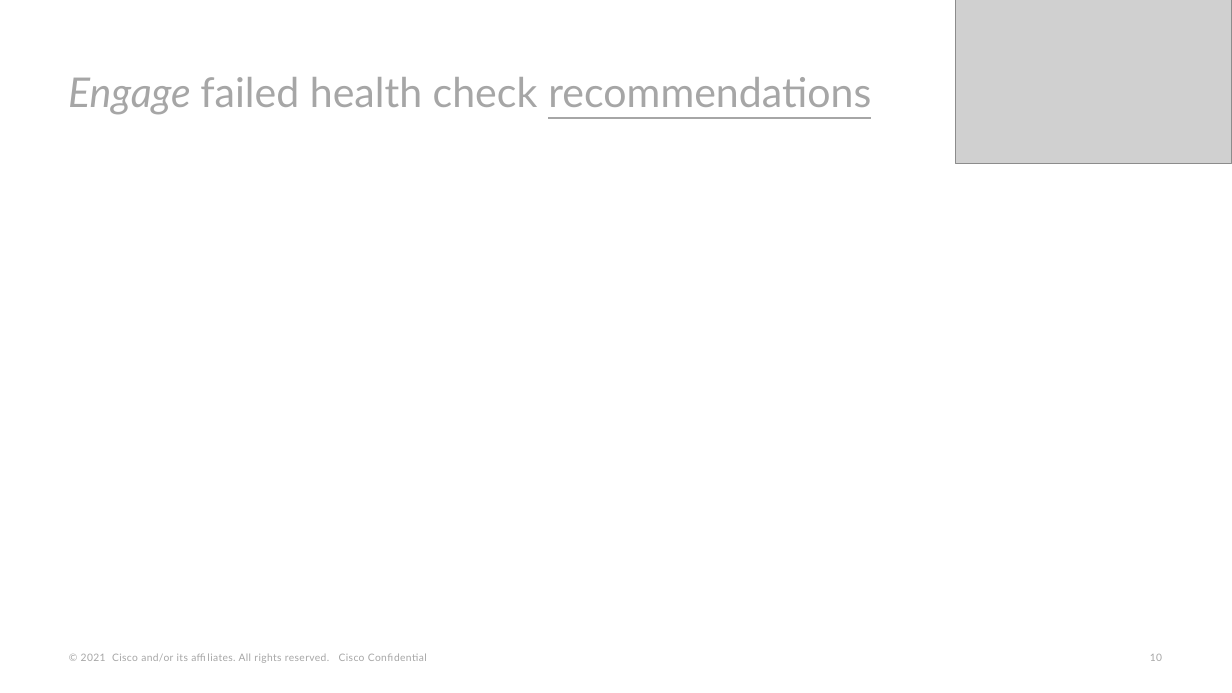
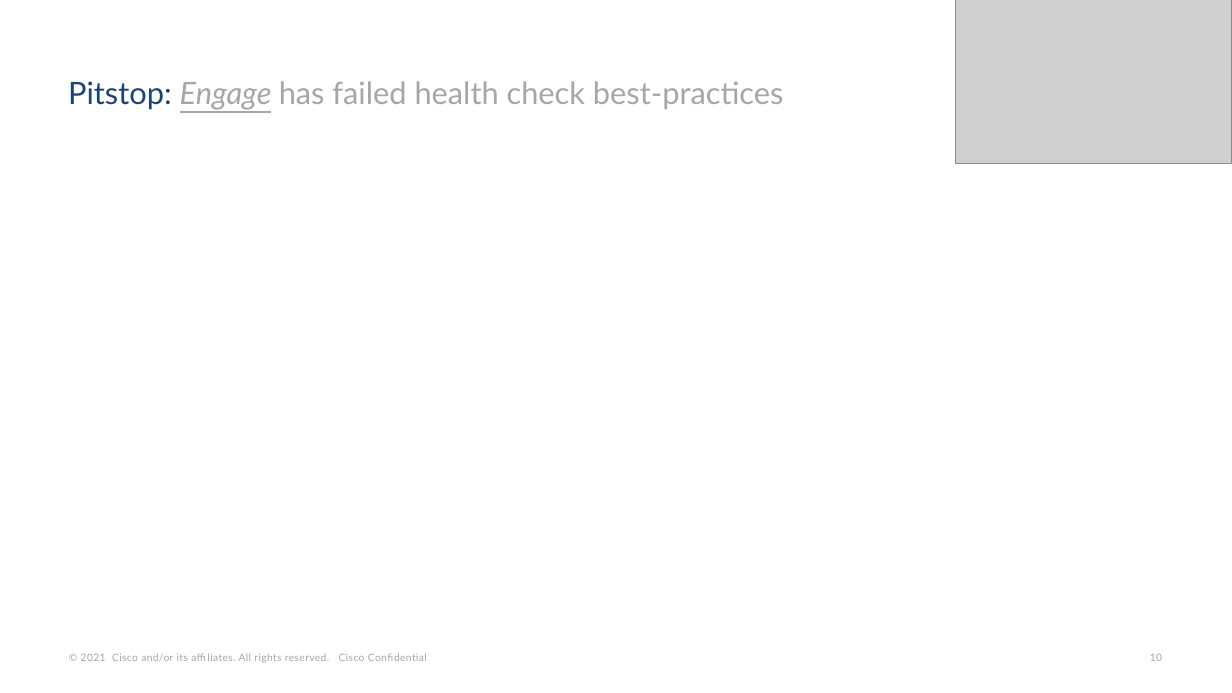
Before and after one commit to Appdynamics/config-assessment-tool, a slide deck: slide 10 of backend/resources/pptAssets/HybridApplicationMonitoringUseCase_template.pptx. Drawn at 1232x693 pixels with LibreOffice and Linux fonts; fonts in the diff are those of the drawing; grey boxes stand for pictures; background and template pictures are left out. Boxes give left, top, right and bottom in pixels: in the first picture for what was removed or moved away, otherwise in the second. Text is boxed around its words. In the diff, an @@ line names an element or a change of style, - is before the commit and + after.

```diff
--- a/backend/resources/pptAssets/HybridApplicationMonitoringUseCase_template.pptx
+++ b/backend/resources/pptAssets/HybridApplicationMonitoringUseCase_template.pptx
@@ title at <box>68,81,784,110</box>: text changed; size 32 to 24 pt @@
-Engage failed health check recommendations
+Pitstop: Engage has failed health check best-practices
```
Also in this commit, not shown: 11 other slides changed, 2 other files.
